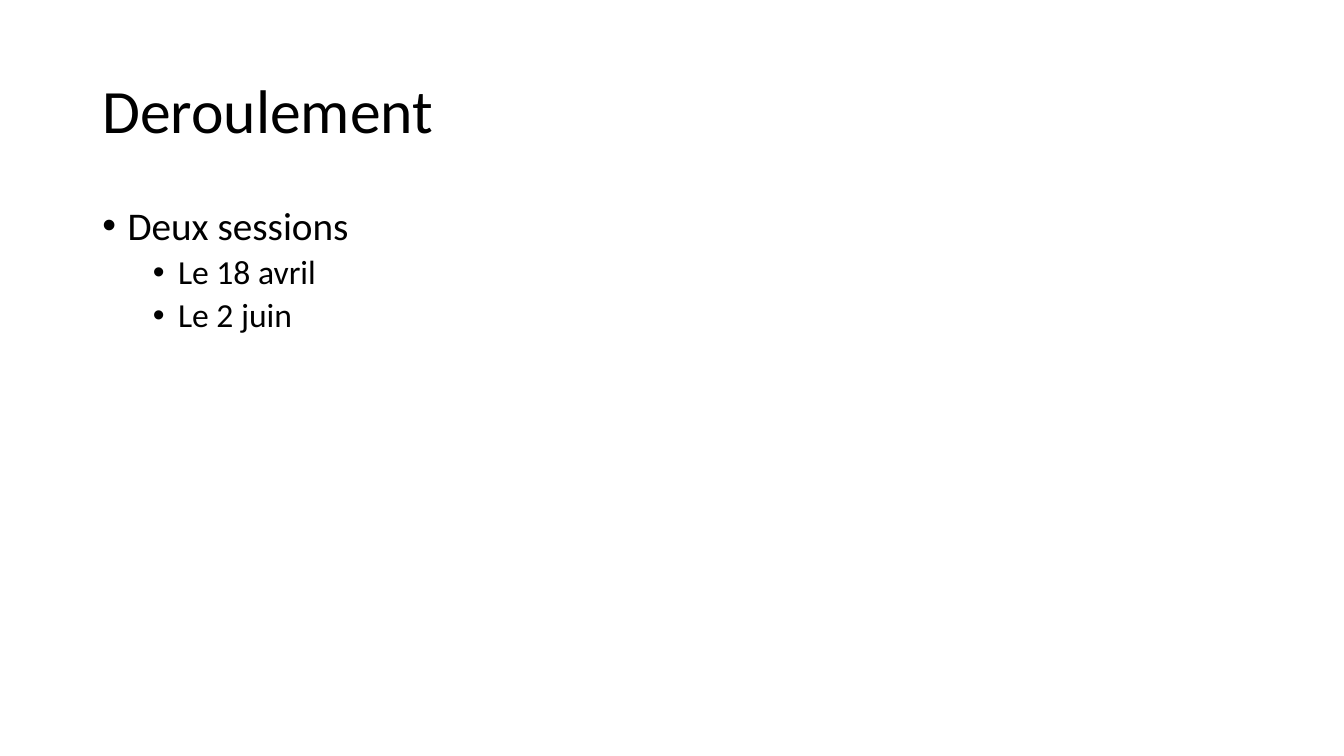
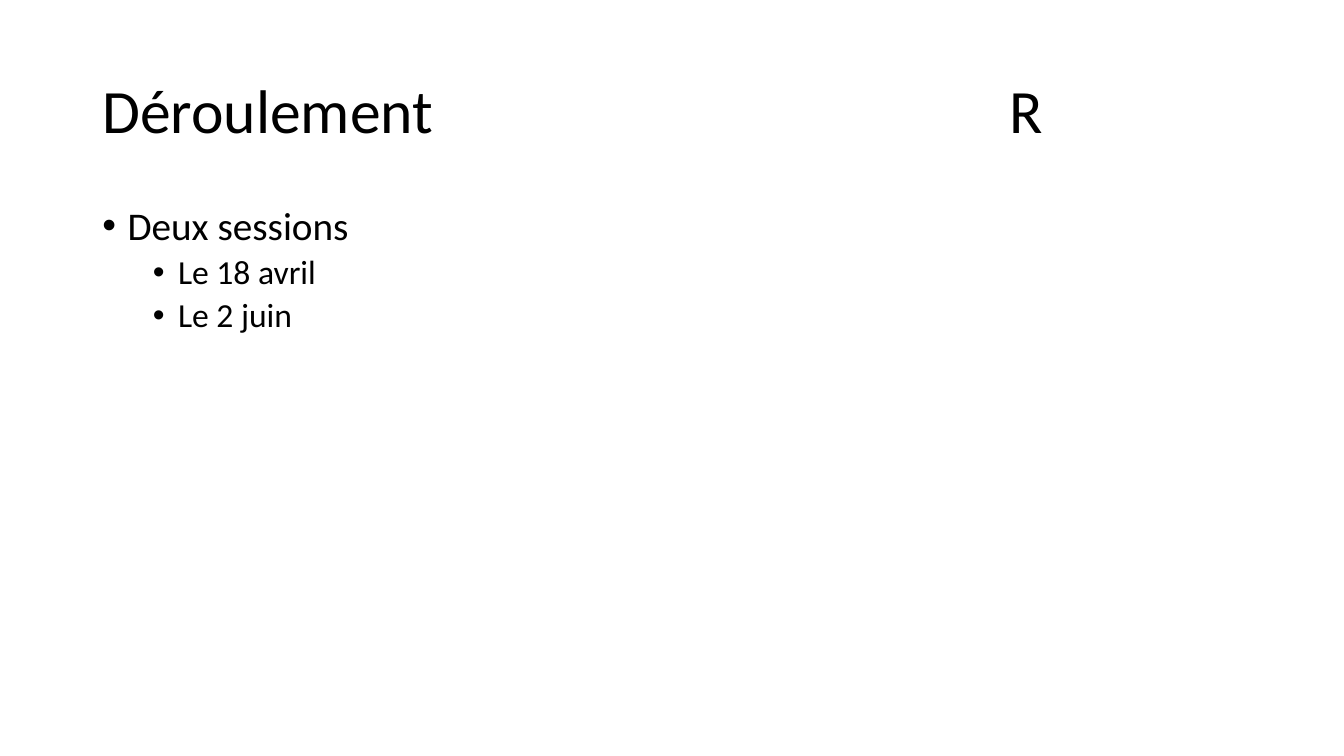
Before and after one commit to GRnice/ConcoursJuin, a slide deck: slide 7 of rapport/presentation.pptx. Drawn at 1344x756 pixels with LibreOffice and Linux fonts; fonts in the diff are those of the drawing. Boxes give left, top, right and bottom in pixels: in the first picture for what was removed or moved away, otherwise in the second. Text is boxed around its words. In the diff, an @@ line names an element or a change of style, - is before the commit and + after.

```diff
--- a/rapport/presentation.pptx
+++ b/rapport/presentation.pptx
@@ title at (x1=102, y1=90, x2=1043, y2=134): text changed @@
-Deroulement
+Déroulement R
```
Also in this commit, not shown: 12 other slides changed.
